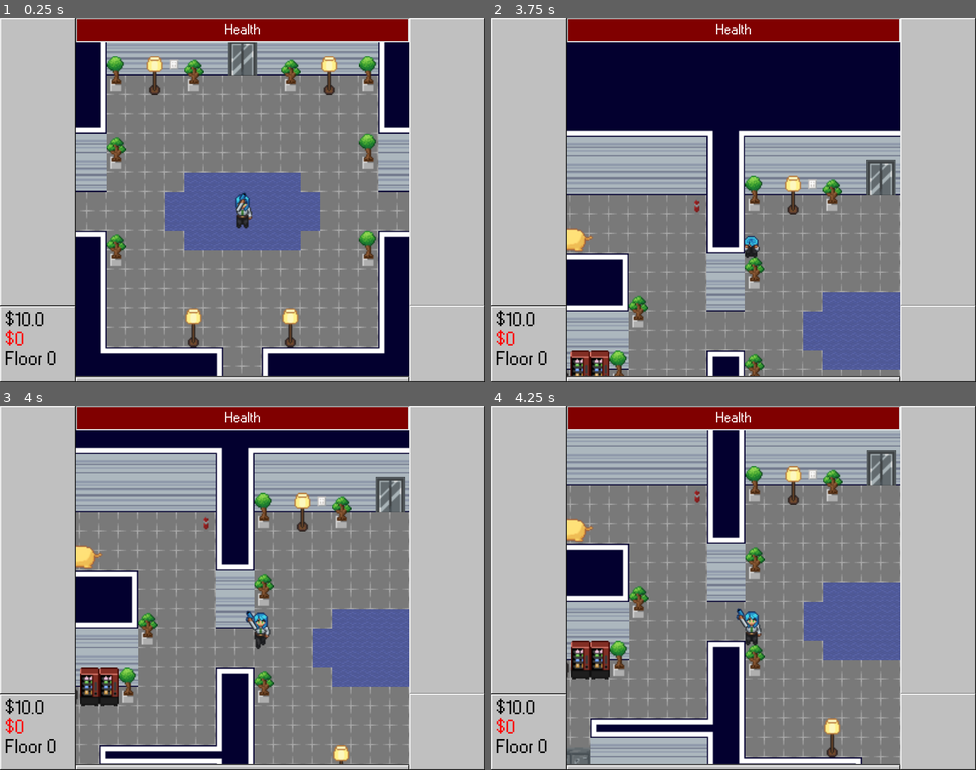
Above: before the commit, frames 1-4 (two rows, left to right).
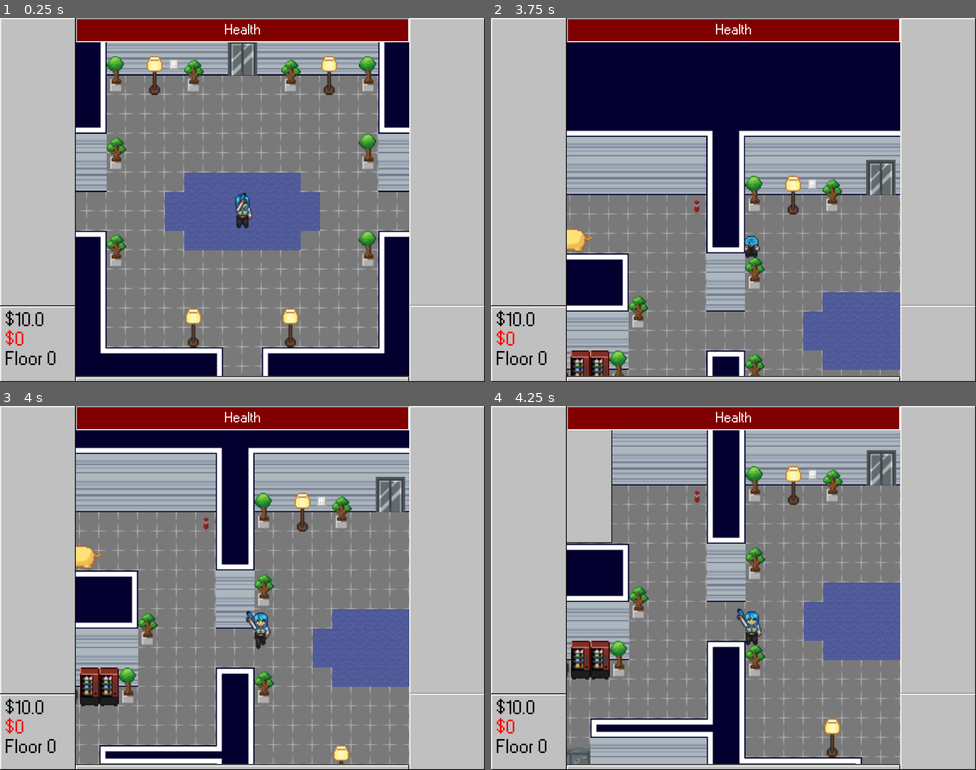
Above: after the commit, the same moments.

Repository: ygda-org/stock-strikers
Game: Godot game, scene res://main/tutorial/tutorial2.tscn
Same seed, same stepped clock (60 frames per second), same inputs: the game is played once before the commit and once after it. This scene is started directly instead of the project's main scene. Sound files missing from this copy of the repository are replaced by a short silence.
Inputs (mouse positions are in pixels of both pictures, inside the frame that each line leads up to):
- Up to frame 1 (0.25 s): no input
- Up to frame 2 (3.75 s): tap Enter at 0.5, 3.5 s; move the mouse to (709, 272) at 0.52 s; hold W (move_up) 0.53-2.03 s; tap Shift (dodge) at 0.6, 2.1, 3.6 s; move the mouse to (879, 254) at 1.27 s; click (879, 254) at 1.35 s; tap Space at 2 s; move the mouse to (588, 145) at 2.02 s; hold A (move_left) 2.03-3.53 s; move the mouse to (757, 200) at 2.77 s; click (757, 200) at 2.85 s; move the mouse to (660, 109) at 3.52 s; hold S (move_down) from 3.53 s (still down)
- Up to frame 3 (4 s): keep holding S (move_down)
- Up to frame 4 (4.25 s): keep holding S (move_down); tap Escape (pause_game) at 4.15 s

Frames 1-3 are identical in both runs. In frame 4, 2.3% of the frame differs, in the area x 15-25%, y 6-38%.

Commit message:
Volume Slider

Diff:
--- a/assets/tempoary_assets/windows_95.tres
+++ b/assets/tempoary_assets/windows_95.tres
@@ -33,6 +33,17 @@
 texture_margin_top = 3.0
 texture_margin_right = 3.0
 texture_margin_bottom = 3.0
+
+[sub_resource type="StyleBoxEmpty" id="StyleBoxEmpty_ytuhu"]
+
+[sub_resource type="StyleBoxEmpty" id="StyleBoxEmpty_baieu"]
+
+[sub_resource type="StyleBoxTexture" id="StyleBoxTexture_y6w64"]
+texture = ExtResource("2_6uw2k")
+texture_margin_left = 2.0
+texture_margin_top = 2.0
+texture_margin_right = 2.0
+texture_margin_bottom = 2.0
 
 [sub_resource type="StyleBoxTexture" id="StyleBoxTexture_fsgwn"]
 texture = ExtResource("2_6uw2k")
@@ -197,6 +208,12 @@
 Button/styles/hover_pressed = SubResource("StyleBoxTexture_ywe0g")
 Button/styles/normal = SubResource("StyleBoxTexture_2mnb1")
 Button/styles/pressed = SubResource("StyleBoxTexture_baieu")
+HSlider/icons/grabber = ExtResource("1_kff6g")
+HSlider/icons/grabber_disabled = ExtResource("1_kff6g")
+HSlider/icons/grabber_highlight = ExtResource("1_kff6g")
+HSlider/styles/grabber_area = SubResource("StyleBoxEmpty_ytuhu")
+HSlider/styles/grabber_area_highlight = SubResource("StyleBoxEmpty_baieu")
+HSlider/styles/slider = SubResource("StyleBoxTexture_y6w64")
 Label/colors/font_color = Color(0, 0, 0, 1)
 Label/constants/line_spacing = 0
 Label/font_sizes/font_size = 8
--- a/globals/game_state.gd
+++ b/globals/game_state.gd
@@ -35,6 +35,8 @@
 var chosen_seed : int
 var doors = []
 var cleared_floors = 0
+
+var music_volume : float = 1.0
 
 func _ready() -> void:
 	chosen_seed = randi() % 100000
--- /dev/null
+++ b/gui/pause_menu.gd
@@ -0,0 +1,18 @@
+extends Control
+
+@onready var audio : AudioStreamPlayer = get_parent().find_child("AudioStreamPlayer")
+# Called when the node enters the scene tree for the first time.
+func _ready() -> void:
+	pass # Replace with function body.
+
+
+# Called every frame. 'delta' is the elapsed time since the previous frame.
+func _process(delta: float) -> void:
+	GameState.music_volume = $MusicSlider.value
+	if audio:
+		audio.volume_linear = GameState.music_volume
+
+
+func _on_button_pressed() -> void:
+	get_tree().paused = false
+	hide()
--- /dev/null
+++ b/gui/pause_menu.tscn
@@ -0,0 +1,62 @@
+[gd_scene format=3 uid="uid://beo15cdkflfch"]
+
+[ext_resource type="Theme" uid="uid://qlk0jixls6nn" path="res://assets/tempoary_assets/windows_95.tres" id="1_r7i8h"]
+[ext_resource type="Script" uid="uid://buj8lwj4n4ajf" path="res://gui/pause_menu.gd" id="2_7uvn2"]
+
+[node name="PauseMenu" type="Control" unique_id=1224947411]
+process_mode = 2
+custom_minimum_size = Vector2(400, 400)
+layout_mode = 3
+anchor_right = 0.5
+anchor_bottom = 0.66700006
+offset_bottom = -0.20004272
+grow_horizontal = 2
+grow_vertical = 2
+theme = ExtResource("1_r7i8h")
+script = ExtResource("2_7uvn2")
+
+[node name="Panel" type="Panel" parent="." unique_id=1163280097]
+layout_mode = 1
+anchors_preset = 15
+anchor_right = 1.0
+anchor_bottom = 1.0
+grow_horizontal = 2
+grow_vertical = 2
+
+[node name="Button" type="Button" parent="." unique_id=307605127]
+layout_mode = 0
+offset_left = 8.0
+offset_top = 9.0
+offset_right = 68.0
+offset_bottom = 31.0
+text = "RETURN"
+
+[node name="MusicSlider" type="HSlider" parent="." unique_id=1642171358]
+layout_mode = 1
+anchors_preset = 8
+anchor_left = 0.5
+anchor_top = 0.5
+anchor_right = 0.5
+anchor_bottom = 0.5
+offset_left = -151.0
+offset_top = -8.0
+offset_right = 147.0
+offset_bottom = 8.0
+grow_horizontal = 2
+grow_vertical = 2
+max_value = 1.0
+step = 0.01
+value = 1.0
+tick_count = 11
+ticks_on_borders = true
+
+[node name="MusicLabel" type="Label" parent="." unique_id=943937834]
+layout_mode = 0
+offset_left = 48.0
+offset_top = 172.0
+offset_right = 139.0
+offset_bottom = 188.0
+theme_override_font_sizes/font_size = 16
+text = "Music Volume:"
+
+[connection signal="pressed" from="Button" to="." method="_on_button_pressed"]
--- a/main/main.gd
+++ b/main/main.gd
@@ -1,4 +1,4 @@
-extends Node2D
+extends Control
 
 
 # Called when the node enters the scene tree for the first time.
@@ -8,7 +8,9 @@
 
 # Called every frame. 'delta' is the elapsed time since the previous frame.
 func _process(_delta: float) -> void:
+	$AudioStreamPlayer.volume_linear = GameState.music_volume
 	if GameState.enemies.is_empty():
 		$AudioStreamPlayer.bus = &"Low"
 	if Input.is_action_just_pressed("pause_game"):
 		get_tree().paused = true
+		$PauseMenu.visible = true
--- a/main/main.tscn
+++ b/main/main.tscn
@@ -9,6 +9,7 @@
 [ext_resource type="AudioStream" uid="uid://bop2wwbu67egg" path="res://assets/audio/battle theme 1.ogg" id="8_67ri8"]
 [ext_resource type="PackedScene" uid="uid://binxmp80thlnp" path="res://main/minimap.tscn" id="8_grrlh"]
 [ext_resource type="AudioStream" uid="uid://dgue3pw7p162h" path="res://assets/audio/battle theme 2.ogg" id="9_grrlh"]
+[ext_resource type="PackedScene" uid="uid://beo15cdkflfch" path="res://gui/pause_menu.tscn" id="10_0i4oc"]
 
 [sub_resource type="AudioStreamRandomizer" id="AudioStreamRandomizer_0i4oc"]
 streams_count = 4
@@ -17,17 +18,25 @@
 stream_2/stream = ExtResource("5_4dugh")
 stream_3/stream = ExtResource("6_67ri8")
 
-[node name="Main" type="Node2D" unique_id=426619736]
+[node name="Main" type="Control" unique_id=2137536292]
+layout_mode = 3
+anchors_preset = 15
+anchor_right = 1.0
+anchor_bottom = 1.0
+grow_horizontal = 2
+grow_vertical = 2
 script = ExtResource("1_kfbq2")
 
 [node name="BattleGui" parent="." unique_id=437198166 instance=ExtResource("4_c651c")]
 
 [node name="AudioStreamPlayer" type="AudioStreamPlayer" parent="." unique_id=1169206716]
+process_mode = 3
 stream = SubResource("AudioStreamRandomizer_0i4oc")
 autoplay = true
 playback_type = 1
 
 [node name="SubViewportContainer" type="SubViewportContainer" parent="." unique_id=850065133]
+layout_mode = 0
 offset_left = 125.0
 offset_top = 40.0
 offset_right = 725.0
@@ -45,7 +54,20 @@
 
 [node name="SubViewportContainer2" parent="." unique_id=2111251254 instance=ExtResource("8_grrlh")]
 visible = false
+layout_mode = 0
 offset_left = 675.0
 offset_top = 475.0
 offset_right = 800.0
 offset_bottom = 600.0
+
+[node name="PauseMenu" parent="." unique_id=1224947411 instance=ExtResource("10_0i4oc")]
+visible = false
+layout_mode = 1
+anchors_preset = 8
+anchor_left = 0.5
+anchor_top = 0.5
+anchor_bottom = 0.5
+offset_left = -200.0
+offset_top = -174.0
+offset_right = 200.0003
+offset_bottom = 226.0
Not shown, added: gui/pause_menu.gd.uid
